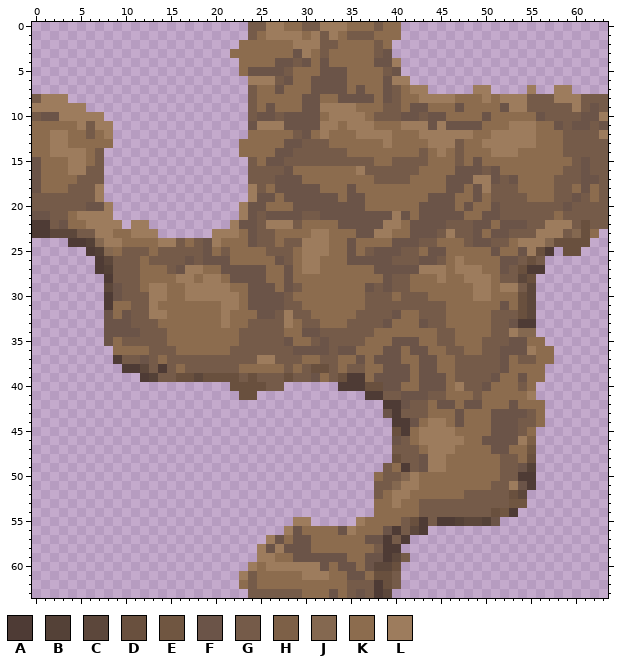
Pixel-art file, stored at tools/src/Dirt_tiles.aseprite. Above: the version before the commit.
64x64 pixels, 1 frame. Colours within 5 levels of each other are drawn and written as one.
Palette (. is transparent): A #4e3b35  B #544137  C #5c473b  D #69503e  E #705641  F #6b5448  G #755b49  H #7d6047  J #846850  K #8c6c4e  L #9d7c5d
Pixels before (only the part around the change), first column x 0:
 0 ........................GGLLKKGGLLLKKKGKK.......................
 1 ........................GKLLLLKLGLKGGGKKK.......................
 2 .......................KKKKKKLLLGGKKKKGK........................
 3 ......................KKKKKKKFLKGKKKKKGF........................
 4 .......................KKKKFFGFKFKKKKKFFL.......................
 5 .......................KFFFFGKKKFFFKKKKGF.......................
 6 ........................LLLGFKKFFFFKKKKFLL......................
 7 ........................GKKFKKKFFFFKFKKFGKLL.....LL....L..LL....
 8 GLLL....................GKKKKKFFKKFFFFKFGKKLLLLKKKLKLLLGGGLLLGGG
 9 LLLLLL..................GKFKKKFFLLLLKKKGGKFFKKKFKKKKFLLGGGGGLGFG
10 GFFLLLLL................GFFGFFFFKLLLLKGGGFFGFFKKKKFKKKKKFGGGGFFL
11 KKKKKLGLL...............FLLLFFFFLLKLLLKKKLLLFLFFFFKKKLLLKKFGFFGF
12 KKLLKKGKL...............KKKKKGFKLKKKLLLLKKKLLLLLLKKLLLLLKKKGGGGL
13 KKLLKKKKK..............KKKKKFFGGGKKKKKKLKKKKLLLGKKLLLLLLKKKGGGGG
14 KKLLLLKG...............KKKKFFGGGGGGKKKKKKKKGKLKGKKKLLLKKKKKGGGGG
15 FKKKLLKG................GKFFGGGGGGGGGGKKGGGGKKKGKFKKKKKKKKKKGFGG
16 FKKKLLGG................GGGGFKKKKKKKLGGGGGGKKKKFFFGFKKKKKKKGGFGG
17 FKKKKGGG................GGGFFFKKKKKKKKGGGGKKKKFFFLLFGFKKKKGGGFFG
18 FKKKGGGL................LGKFFFFFKKKFKKKKKKKKKKFFKFLGGGKKKKGGKFKG
19 GGGGGGGL................LFFKFFFFFFKFFKKKKKKKFFFKKFKGGGGKKKGGFGKG
20 GGGGGGFFL..............LFFKKKFFFFFFFFKKKKKKFFFFKFKKFGGGGGGGFGGGG
21 FFGGKLLLL..............LFGFFFFGGFFFFFFFFLFKFFFFFKKFFGGGGGGKGGGGG
22 AAGFKKLLLL.LL.........LFFGLLLGKKKKFFFFFLLKFFFFGGGFFKFFFGGLLLGDGG
23 AACCCGGLLKKLLL......LLLKFGGKKKKLLKKKFFLLKKFFFGLGGFKFFGGGLLLGJDK.
24 ....AABJLLKKKKLLGKGFLKKKFGGKGGLLLKKFKKKKFFFGGKKKGFFGGKLLLJDDDD..
25 ......ABJKGGGKGGGGGFKGKKKKGGGKLLLKKFKGFFFGGKFFKKKKKFKKFLDA.DD...
26 .......ACGGGKGGGGFGFFFKKKKKFGKLLKKKFFFFFGGGFFGKLKKKKFFGDG.......
27 .......ABGGGKKKGFLLKKFFFFFKKFKLLKKKKKKFFFFFLLLKLLLKKFGDAA.......
28 ........AGGGKKKKLLKLLKFFFFKKFKKKKKKKKKKFGGKKKLKKLLLKGGCD........
29 ........CFGGKLLKKLLLLLKKFFFKFGKKKKKKKFGFGGKKKKKKKLLKLLGC........
30 ........AFGGGLLKKLLLLLLKFFFFGKKKKKKKKGGGKGGGKKKKKLLKKKDC........
31 ........AKKGGLKKKKKKKLLKFFFFGGKKKKKKKGGGGGGGGGKKKKKKFKDC........
32 ........FKFGGLLKKKKKKLKKKFFGLGGKKKKKGGGGFKKGGGKKKKKGGGDC........
33 ........FFFGGGKKKKKKKLKKGGGGLKGGKKKGGGGFKKKFGGKKKKKGGFAA........
34 ........FFFFGGGKKKKKKKKGGGGGKKFFGGGGGGKKKKKKKGGKKKKGGLJJ........
35 ........FKGGGGGKKKKKKKKGGGGGFKKGFGGGGKKKFFFKKGGKKKGGGFFKK.......
36 .........KKKKGGGKKKKKKGGGGGGGFFFFGFFKKKFFKFFKKGGKKGGFFFLKK......
37 .........AGGFGKGGGGGGGGGGLLGGGKKGGKKFKFFFKKFFKKGGGGGFKGGKK......
38 ..........AACGAGKGGGGGGKKKKKGKGDDGKGGKKFFFKFFKKGGGGGFKKKK.......
39 ............ABGGDDCDDDDGDGGGDGGFKGDAAKFFFFKFFFKGGGGFKKFKK.......
40 ......................DDDDGG......AAADDFFKKFFFKLGGFKKKGK........
41 .......................DD............AAGGFFFGGKKKGKKKKKL........
42 .......................................AAFGGKFFKFFKKKFKKK.......
43 .......................................FAGGGKKKFKKKFFFFGK.......
44 ........................................AAFKLLKFKKKFFFGGK.......
45 ........................................DAKLLLLKKKKFFFGK........
46 ........................................FGKLLLLLKKFFFFLH........
47 ........................................GGGKLLLKKKKFFKKE........
48 ........................................DGGFLLKKKKKKGGKD........
49 .......................................GKAGFLLKKKKKKGGFB........
50 ......................................KGGJLKKKKKKKKKGGAA........
51 ......................................GGJLLKKKKKKKKGGLFA........
52 ......................................GKLLKKKKKKGGGGGDC.........
53 ......................................KKLKKGGGGGGGGGGEE.........
54 ......................................KKKKKGGGGGGGGDEA..........
55 .............................LL.....LKKKKGDAGAABCCBF............
56 ............................LFKKKKFLKKKFAGCA....................
57 ..........................LFKFFKKKKKKFFAGA......................
58 .........................LFLFFFKKKKKKKGAA.......................
59 .........................LLKKFFFFFFKKFFACG......................
60 ........................LKLLLLLLFKFFKFCCD.......................
61 .......................LGKKKKKLLLKKFFKDDG.......................
62 .......................KGKKKKKKKKKKGGGADG.......................
63 ........................GGGGGGKKKFKGFGAC........................
After the commit:
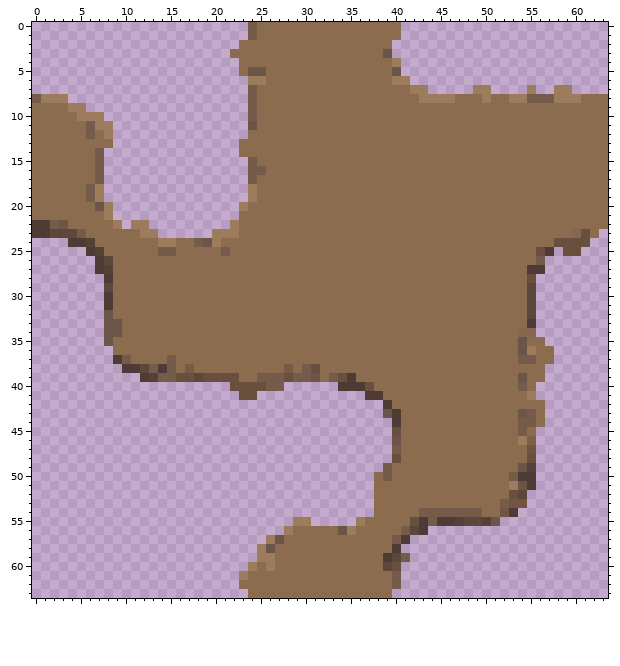
Edits made:
layer "Layer 2" now hidden
layer "Layer 1" added
Changed rows in their new state; - is an unchanged pixel.
Layer "Layer 1":
first column x 0:
 0 -------------------------KKK--KKKKK---K-------------------------
 1 --------------------------KKKK-KKK-KKK--------------------------
 2 -----------------------------KKKKK----K-------------------------
 3 -----------------------------KK-K-----K-------------------------
 4 ---------------------------KKKK-K-----KK------------------------
 5 --------------------------KKK---KKK----K------------------------
 6 --------------------------KKK--KKKK----K------------------------
 7 ---------------------------K---KKKK-K--KK-----------------------
 8 ------------------------------KK--KKKK-KK-----------K--------KKK
 9 KKKK----------------------K---KKKKKK---KK-KK---K----KKKKKKKKKKKK
10 KKKKK--------------------KKKKKKK-KKKK-KKKKKKKK----K-----KKKKKKKK
11 -----K-------------------KKKKKKKKK-KKK---KKKKKKKKK---KKK--KKKKKK
12 --KK-------------------------KK-K---KKKK---KKKKKK--KKKKK---KKKKK
13 --KK------------------------KKKKK------K----KKKK--KKKKKK---KKKKK
14 --KKKK---------------------KKKKKKKK--------K-K-K---KKK-----KKKKK
15 K---KK--------------------KKKKKKKKKKKK--KKKK---K-K----------KKKK
16 K---KKK-------------------KKK-------KKKKKKK----KKKKK-------KKKKK
17 K----KK------------------KKKKK--------KKKK----KKKKKKKK----KKKKKK
18 K---KK-------------------K-KKKKK---K----------KK-KKKKK----KK-K-K
19 KKKKKK-------------------KK-KKKKKK-KK-------KKK--K-KKKK---KKKK-K
20 KKKKKKK-----------------KK---KKKKKKKK------KKKK-K--KKKKKKKKKKKKK
21 KKKK-KKK---------------KKKKKKKKKKKKKKKKKKK-KKKKK--KKKKKKKK-KKKKK
22 ------KKK--------------KKKKKKK----KKKKKKK-KKKKKKKKK-KKKKKKKKKKKK
23 ------KKK--K------------KKK----KK---KKKK--KKKKKKKK-KKKKKKKKK----
24 -------KKK------K-------KKK-KKKKK--K----KKKKK---KKKKK-KKKK------
25 --------K-KKK---KKKK------KKK-KKK--K-KKKKKK-KK-----K--KK--------
26 ---------KKK-KKKKKKKKK-----KK-KK---KKKKKKKKKKK-K----KKKK--------
27 ---------KKK---KKKK--KKKKK--K-KK------KKKKKKKK-KKK--KKK---------
28 ---------KKK----KK-KK-KKKK--K----------KKK---K--KKK-KKK---------
29 ---------KKK-KK--KKKKK--KKK-KK-------KKKKK-------KK-KKK---------
30 ---------KKKKKK--KKKKKK-KKKKK--------KKK-KKK-----KK---K---------
31 -----------KKK-------KK-KKKKKK-------KKKKKKKKK------K-K---------
32 ----------KKKKK------K---KKKKKK-----KKKKK--KKK-----KKKK---------
33 ----------KKKK-------K--KKKKK-KK---KKKKK---KKK-----KKKK---------
34 ----------KKKKK--------KKKKK--KKKKKKKK-------KK----KKK----------
35 ----------KKKKK--------KKKKKK--KKKKKK---KKK--KK---KKKK----------
36 -------------KKK------KKKKKKKKKKKKKK---KK-KK--KK--KKKK----------
37 -----------KKK--KKKKKKKKKKKKKK--KK--K-KKK--KK--KKKKKK-----------
38 ------------------KKKKK---------KK-KK--KKK-KK--KKKKKK-----------
39 -----------------------KK-----------K-KKKK-KKK-KKKKK------------
40 --------------------------------------KKK--KKK-KKKK-------------
41 ---------------------------------------KKKKKKK---K--------------
42 ----------------------------------------KKKK-KK-KK---K----------
43 -----------------------------------------KKK---K---KKK----------
44 -----------------------------------------KK-KK-K---KKK----------
45 -----------------------------------------K-KKKK----KKK----------
46 -----------------------------------------K-KKKKK--KKKK----------
47 -----------------------------------------KK-KKK----KK-----------
48 -----------------------------------------KKKKK------KK----------
49 -----------------------------------------KKKKK------KK----------
50 ----------------------------------------KKK---------K-----------
51 --------------------------------------KKKKK--------KK-----------
52 --------------------------------------K-KK------KKKKK-----------
53 ----------------------------------------K--KKKKKKKKK------------
54 --------------------------------------------------KK------------
55 -----------------------------------------K----------------------
56 -----------------------------K---------KK-----------------------
57 -----------------------------KK------KKK------------------------
58 ---------------------------KKKK-------KK------------------------
59 -----------------------------KKKKKK--KK-------------------------
60 ---------------------------KKKKKK-KK-KK-------------------------
61 ------------------------K-----KKK--KK-KK------------------------
62 ------------------------K----------KKKKK------------------------
63 ------------------------KKKKKK---K-KKKKK------------------------
